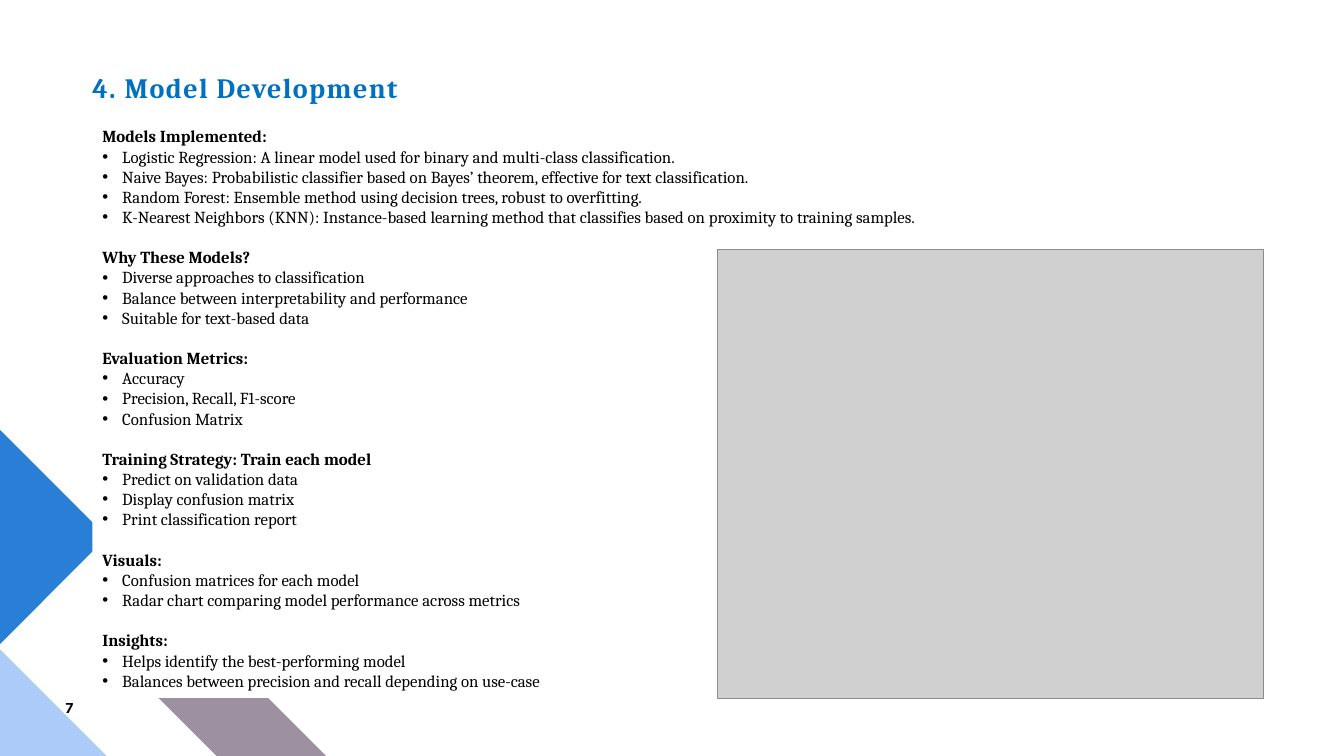
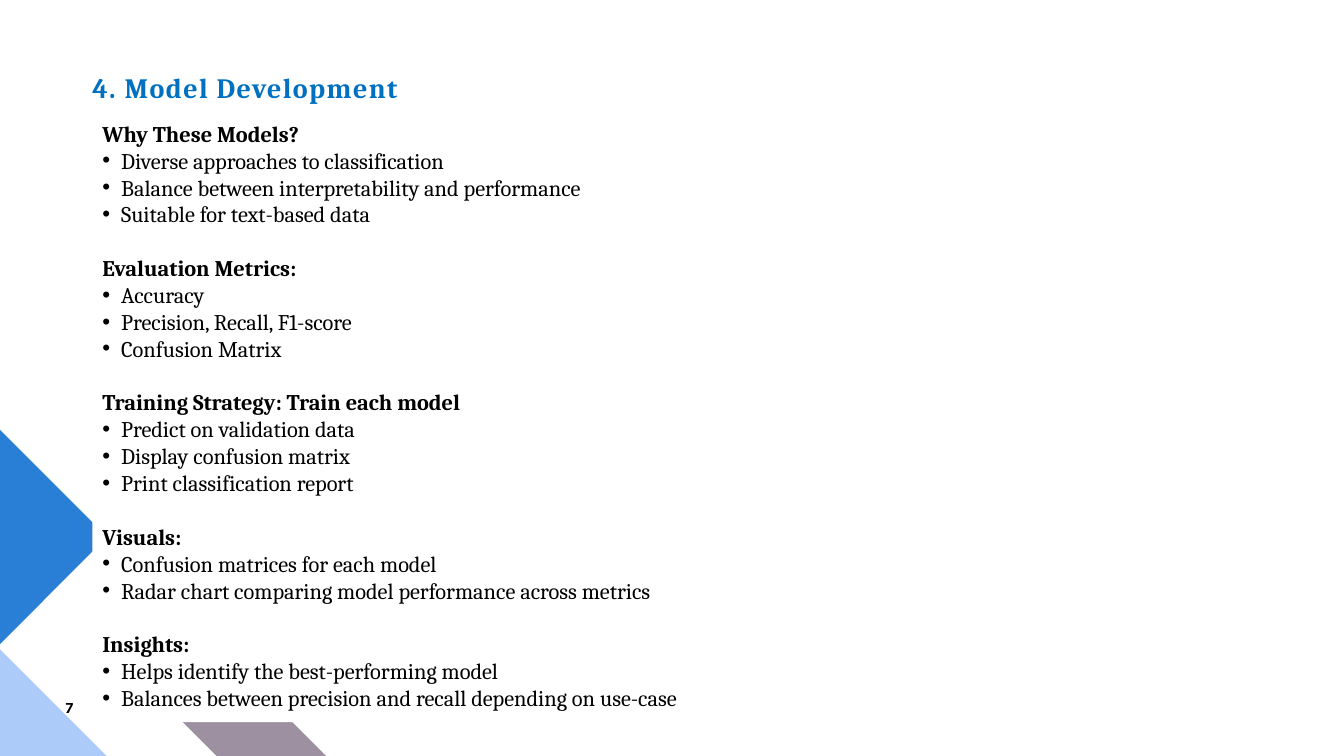
Before and after one commit to mdangirwa/2409NLP_Group_2, a slide deck: slide 7 of Final NLP Presentation - Team Project July 2025.pptx. Drawn at 1344x756 pixels with LibreOffice and Linux fonts; fonts in the diff are those of the drawing; grey boxes stand for pictures. Boxes give left, top, right and bottom in pixels: in the first picture for what was removed or moved away, otherwise in the second. Text is boxed around its words. In the diff, an @@ line names an element or a change of style, - is before the commit and + after.

```diff
--- a/Final NLP Presentation - Team Project July 2025.pptx
+++ b/Final NLP Presentation - Team Project July 2025.pptx
@@ text "Why These Models?" moved from (x1=93, y1=121, x2=1264, y2=698) to (x1=102, y1=126, x2=677, y2=711) @@
@@ text "Why These Models?" at (x1=102, y1=126, x2=677, y2=711): size 12 to 16 pt; indent changed; list level 2 to 1 in "Diverse approaches to classification"; list level 2 to 1 in "Balance between interpretability and performance"; list level 2 to 1 in "Suitable for text-based data"; list level 2 to 1 in "Accuracy"; list level 2 to 1 in "Precision, Recall, F1-score"; list level 2 to 1 in "Confusion Matrix"; list level 2 to 1 in "Training Strategy: Train each model"; list level 2 to 1 in "Predict on validation data"; list level 2 to 1 in "Display confusion matrix"; list level 2 to 1 in "Print classification report" @@
@@ text at (x1=102, y1=130, x2=915, y2=227): paragraphs removed @@
-Models Implemented:
-  • Logistic Regression: A linear model used for binary and multi-class classification.
-  • Naive Bayes: Probabilistic classifier based on Bayes’ theorem, effective for text classification.
-  • Random Forest: Ensemble method using decision trees, robust to overfitting.
-  • K-Nearest Neighbors (KNN): Instance-based learning method that classifies based on proximity to training samples.
@@ picture removed at (x1=717, y1=250, x2=1263, y2=699) @@
```
Also in this commit, not shown: 7 other slides changed, 1 slide added, 1 slide removed.
